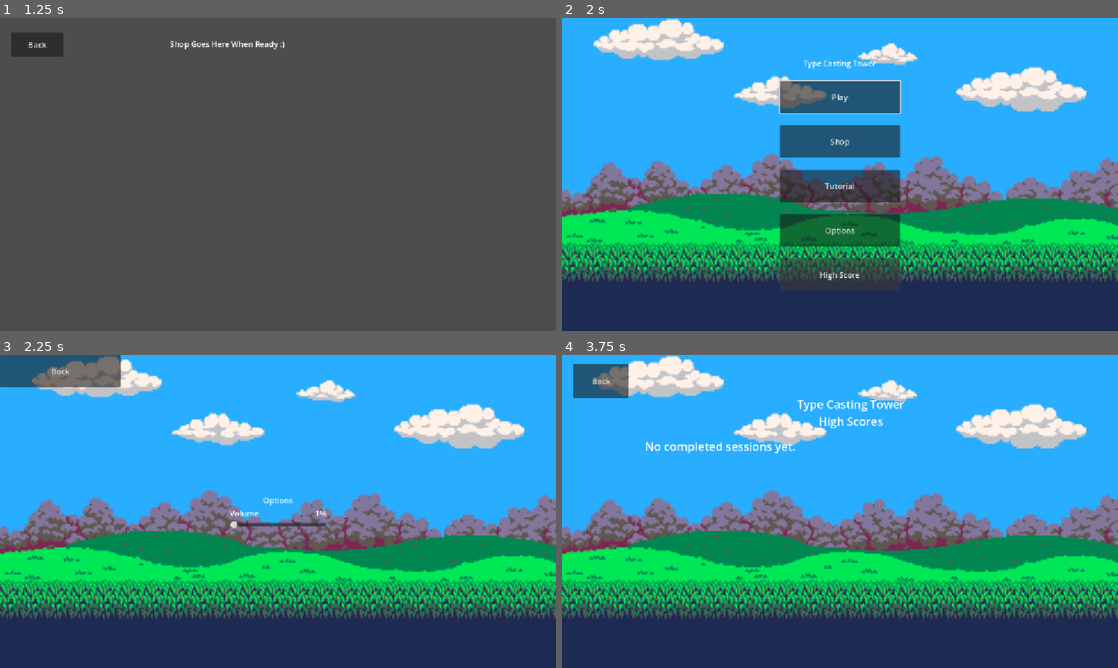
Above: before the commit, frames 1-4 (two rows, left to right).
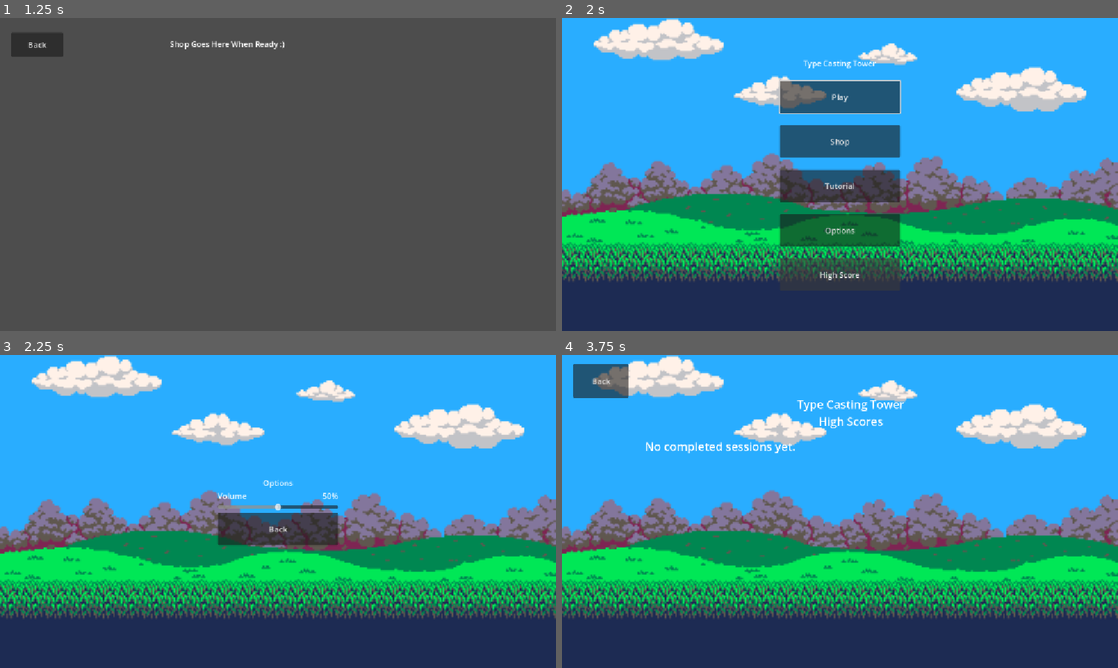
Above: after the commit, the same moments.

Repository: Lychiez/TypingTowerDefense
Game: Godot game, scene res://scenes/menus/main_menu.tscn
Two runs of this game, one before a commit and one after it. Both use one fixed random seed, a clock stepped at 60 frames per second and the inputs below. Sound files missing from this copy of the repository are replaced by a short silence.
Inputs:
- Up to frame 1 (1.25 s): click "Shop" at 0.5 s
- Up to frame 2 (2 s): click "Back" at 1.25 s
- Up to frame 3 (2.25 s): click "Options" at 2 s
- Up to frame 4 (3.75 s): click "Back" at 2.75 s; click "High Score" at 3.5 s

Frames 1-2 are identical in both runs. In frame 3, 4.8% of the frame differs, in the area x 0-61%, y 0-61%; in frame 4, nothing differs.

Commit message:
updated volume set 50% at default updated and renamed music variable

Diff:
--- a/game/type-casting-tower/scenes/options/VBoxContainter.gd
+++ b/game/type-casting-tower/scenes/options/VBoxContainter.gd
@@ -5,15 +5,14 @@
 @onready var slider: HSlider = $HSlider
 @onready var value: Label = $HBoxContainer/Value
 
+
 var bus_index: int
 
 func _ready() -> void:
 	bus_index = AudioServer.get_bus_index(bus_name)
-	var current_db := AudioServer.get_bus_volume_db(bus_index)
 
-	slider.value = db_to_linear(current_db)
-	_update_display(slider.value)
-
+	slider.value = 50
+	_on_value_changed(slider.value)
 	slider.value_changed.connect(_on_value_changed)
 
 func _on_value_changed(new_value: float) -> void:
--- a/game/type-casting-tower/scenes/options/option_music.gd
+++ b/game/type-casting-tower/scenes/options/option_music.gd
@@ -3,4 +3,4 @@
 @onready var music: AudioStreamPlayer = $AudioStreamPlayer
 
 func _ready() -> void:
-	music.play(MusicState.options_position)
+	music.play(MusicState.music)
--- a/game/type-casting-tower/scenes/options/options.tscn
+++ b/game/type-casting-tower/scenes/options/options.tscn
@@ -1,7 +1,7 @@
 [gd_scene format=3 uid="uid://dayc3dw0wsghi"]
 
-[ext_resource type="Script" uid="uid://2wqbwf4kvyhp" path="res://scenes/options/options.gd" id="1_025dt"]
 [ext_resource type="Script" uid="uid://c3nyf7ctx0w44" path="res://scenes/options/return_button.gd" id="1_ac427"]
+[ext_resource type="Script" uid="uid://ctphs17c3nh8g" path="res://scenes/options/option_music.gd" id="1_g56r3"]
 [ext_resource type="AudioStream" uid="uid://c32nht6qutet1" path="res://assets/audio/From The Start - Laufey (shop theme).mp3" id="1_kmbin"]
 [ext_resource type="Texture2D" uid="uid://c3lgifyva7j86" path="res://assets/images/GrassLand_Background_Guide.png" id="2_qe4tn"]
 [ext_resource type="Script" uid="uid://btmreds7gaovr" path="res://scenes/options/VBoxContainter.gd" id="4_g56r3"]
@@ -14,12 +14,12 @@
 anchor_bottom = 1.0
 grow_horizontal = 2
 grow_vertical = 2
-script = ExtResource("1_025dt")
+script = ExtResource("1_g56r3")
 
 [node name="AudioStreamPlayer" type="AudioStreamPlayer" parent="." unique_id=876722383]
 unique_name_in_owner = true
 stream = ExtResource("1_kmbin")
-volume_db = -30.444
+volume_db = -32.0
 autoplay = true
 
 [node name="Background" type="TextureRect" parent="." unique_id=969090818]
@@ -33,9 +33,12 @@
 
 [node name="MarginContainer" type="CenterContainer" parent="." unique_id=1535703982]
 layout_mode = 1
-anchors_preset = 15
-anchor_right = 1.0
+anchors_preset = 13
+anchor_left = 0.5
+anchor_right = 0.5
 anchor_bottom = 1.0
+offset_left = -100.0
+offset_right = 100.0
 grow_horizontal = 2
 grow_vertical = 2
 
@@ -60,7 +63,6 @@
 
 [node name="Value" type="Label" parent="MarginContainer/VBoxContainer/HBoxContainer" unique_id=1397554652]
 layout_mode = 2
-text = "50%"
 horizontal_alignment = 2
 
 [node name="HSlider" type="HSlider" parent="MarginContainer/VBoxContainer" unique_id=773116444]
@@ -70,8 +72,6 @@
 script = ExtResource("5_f2ajo")
 
 [node name="ReturnButton" type="Button" parent="MarginContainer/VBoxContainer" unique_id=1371808445]
-unique_name_in_owner = true
-top_level = true
 custom_minimum_size = Vector2(250, 67)
 layout_mode = 2
 text = "Back"
--- a/game/type-casting-tower/scenes/options/return_button.gd
+++ b/game/type-casting-tower/scenes/options/return_button.gd
@@ -6,5 +6,5 @@
 	pressed.connect(_on_pressed)
 
 func _on_pressed() -> void:
-	MusicState.options_position = music.get_playback_position()
+	MusicState.music = music.get_playback_position()
 	get_tree().change_scene_to_file("res://scenes/menus/main_menu.tscn")
--- a/game/type-casting-tower/scenes/shop/return_button.gd
+++ b/game/type-casting-tower/scenes/shop/return_button.gd
@@ -6,5 +6,5 @@
 	pressed.connect(_on_pressed)
 
 func _on_pressed() -> void:
-	MusicState.shop_position = music.get_playback_position()
+	MusicState.music = music.get_playback_position()
 	get_tree().change_scene_to_file("res://scenes/menus/main_menu.tscn")
--- a/game/type-casting-tower/scenes/shop/shop.tscn
+++ b/game/type-casting-tower/scenes/shop/shop.tscn
@@ -35,4 +35,4 @@
 [node name="AudioStreamPlayer" type="AudioStreamPlayer" parent="." unique_id=95347937]
 unique_name_in_owner = true
 stream = ExtResource("2_qaxay")
-volume_db = -30.444
+volume_db = -32.0
--- a/game/type-casting-tower/scenes/shop/shop_music.gd
+++ b/game/type-casting-tower/scenes/shop/shop_music.gd
@@ -3,4 +3,4 @@
 @onready var music: AudioStreamPlayer = $AudioStreamPlayer
 
 func _ready() -> void:
-	music.play(MusicState.shop_position)
+	music.play(MusicState.music)
--- a/game/type-casting-tower/scripts/music_state.gd
+++ b/game/type-casting-tower/scripts/music_state.gd
@@ -1,4 +1,3 @@
 extends Node
 
-var shop_position: float = 0.0
-var options_position: float = 0.0
+var music: int = 0
